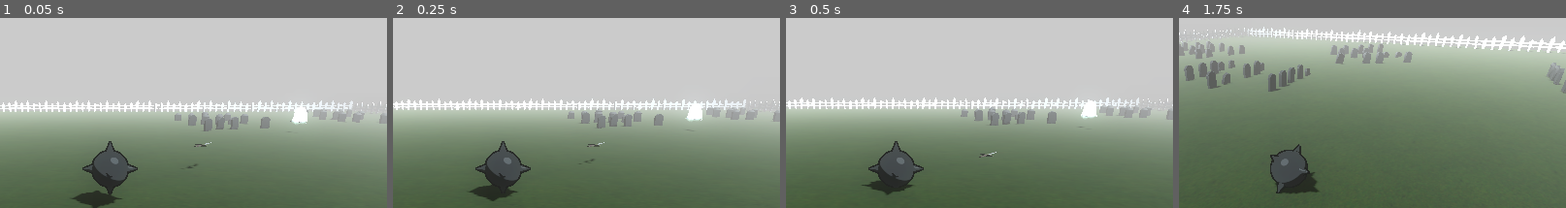
Above: before the commit, frames 1-4 (left to right).
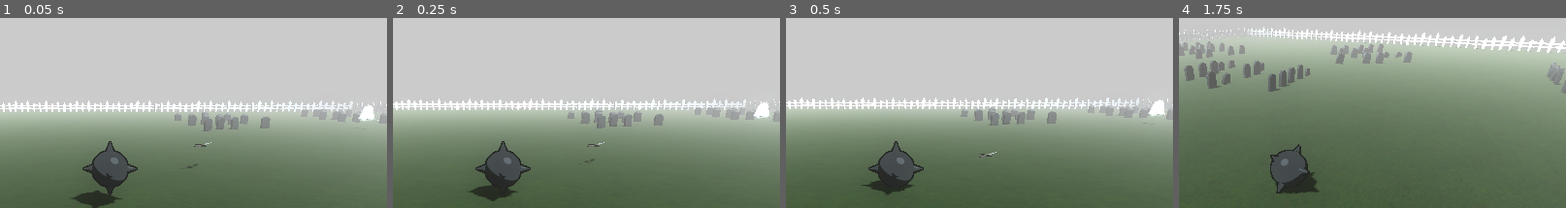
Above: after the commit, the same moments.

Repository: erikringwalters/pirate-jam-16-prototype
Game: Godot game, scene res://scenes/main.tscn
Same seed, same stepped clock (60 frames per second), same inputs: the game is played once before the commit and once after it.
Inputs (mouse positions are % of the whole screen's width and height, from its top left):
- Up to frame 1 (0.05 s): no input
- Up to frame 2 (0.25 s): no input
- Up to frame 3 (0.5 s): no input
- Up to frame 4 (1.75 s): tap Enter (restart) at 0.5, 1.25 s; move the mouse to (72, 37) at 0.52 s; press the mouse at (72, 37) at 0.53 s; hold D (move_right) 0.53-1.28 s; move the mouse to (45, 43) at 1.27 s; release the mouse at (45, 43) at 1.28 s; hold W (move_up) from 1.28 s (still down); click (45, 43) at 1.35 s
The pictures show only the part of the screen within x 36-86%, y 3-53%; the shares and areas given below are measured in that part.

The runs differ from the first frame. In frame 1, 0.5% of the frame differs, in the area x 74-98%, y 45-57%; in frame 2, 0.5%; in frame 3, 0.5%; in frame 4, nothing differs.

Commit message:
improved spawn positions

Diff:
--- a/scripts/level.gd
+++ b/scripts/level.gd
@@ -5,7 +5,7 @@
 @export var enemy_scene : PackedScene
 @export var weapon_scene : PackedScene
 
-@export var dist_from_center : float = 15.0
+@export var dist_from_center : float = 20.0
 @export var y_offset : float = 1.0
 @export var spread_offset : float = 5
 @export var wave_n := [1,2,2,3,3,4,5]
@@ -13,6 +13,14 @@
 
 var enemies_remaining = 0
 var max_known_wave_count = wave_n.size() - 1
+
+var wave_positions := [
+	Vector2(dist_from_center, dist_from_center),
+	Vector2(dist_from_center, -dist_from_center),
+	Vector2(-dist_from_center, dist_from_center),
+	Vector2(-dist_from_center, -dist_from_center),
+]
+var current_wave_position := Vector2(-dist_from_center, dist_from_center);
 
 @onready var player = %Player
 @onready var enemy_count_timer = %EnemyCountTimer
@@ -26,8 +34,16 @@
 
 # n will be squared
 func spawn_wave(n:int) -> void:
-	var x_offset = dist_from_center if GameState.current_wave % 2 == 1 else -dist_from_center
-	var z_offset = dist_from_center if GameState.current_wave % 2 == 0 else -dist_from_center
+	var possible_wave_positions = wave_positions.duplicate(false)
+	if GameState.current_wave != 0:
+		# Randomize position
+		possible_wave_positions.erase(current_wave_position)
+		current_wave_position = possible_wave_positions[randi_range(0, possible_wave_positions.size() -1)]
+
+	var x_offset = current_wave_position.x
+	var z_offset = current_wave_position.y
+	var total_wave_size = spread_offset*n
+
 	for i in n:
 		for j in n:
 			# Spawn enemy
@@ -35,9 +51,9 @@
 			add_child(enemy)
 			enemies_remaining += 1
 			enemy.global_transform.origin = Vector3(
-				i * spread_offset + x_offset,
+				i * spread_offset + x_offset - total_wave_size/2,
 				y_offset,
-				j * spread_offset + z_offset
+				j * spread_offset + z_offset - total_wave_size/2
 			)
 
 func _on_enemy_died():
